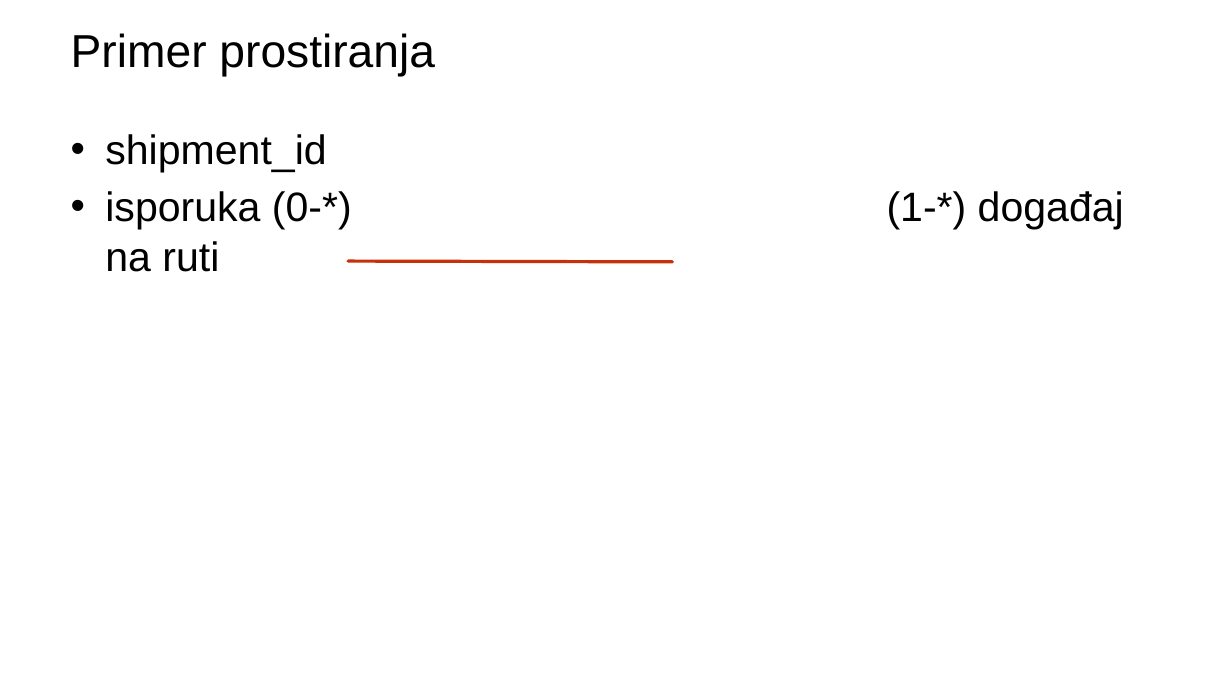
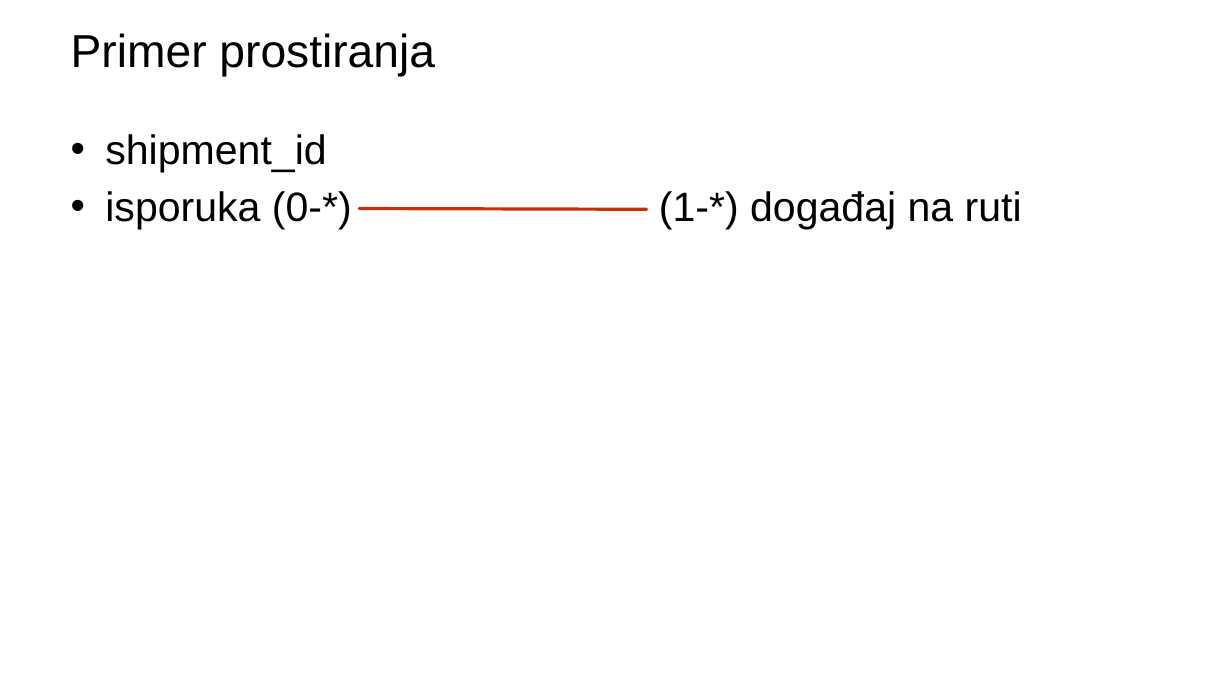
Before and after one commit to annaopi/sbp-projekat, a slide deck: slide 8 of Analiza pametne logistike globalnog uvoza (1).pptx. Drawn at 1232x693 pixels with LibreOffice and Linux fonts; fonts in the diff are those of the drawing; background and template pictures are left out. Boxes give left, top, right and bottom in pixels: in the first picture for what was removed or moved away, otherwise in the second. Text is boxed around its words. In the diff, an @@ line names an element or a change of style, - is before the commit and + after.

```diff
--- a/Analiza pametne logistike globalnog uvoza (1).pptx
+++ b/Analiza pametne logistike globalnog uvoza (1).pptx
@@ text "shipment_id" rewrapped from bbox=[105, 134, 1124, 230] to bbox=[105, 134, 1022, 230] @@
@@ line moved from (348, 262) - (673, 262) to (360, 209) - (647, 210) @@
```
Also in this commit, not shown: 1 other slide changed, 11 slides added.
